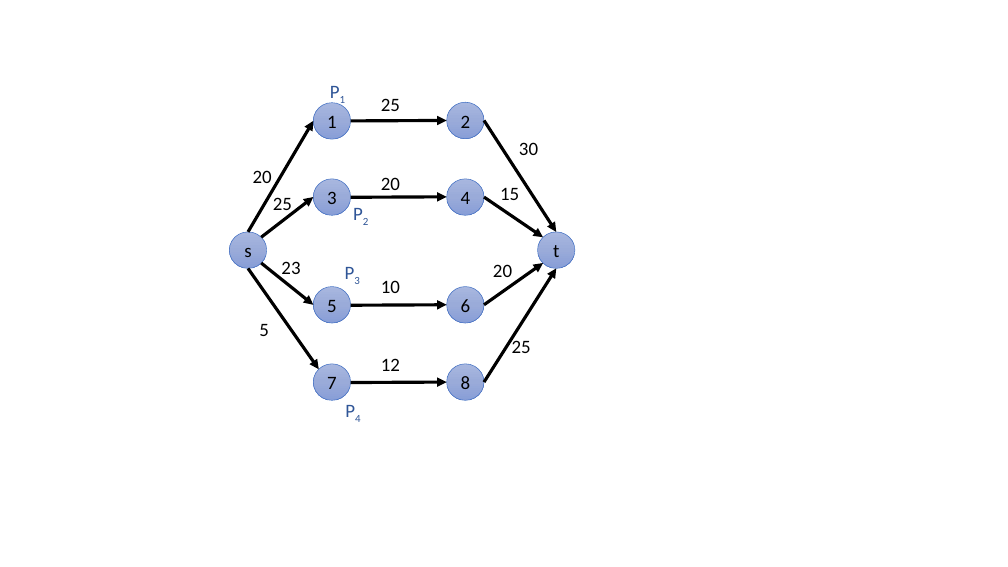
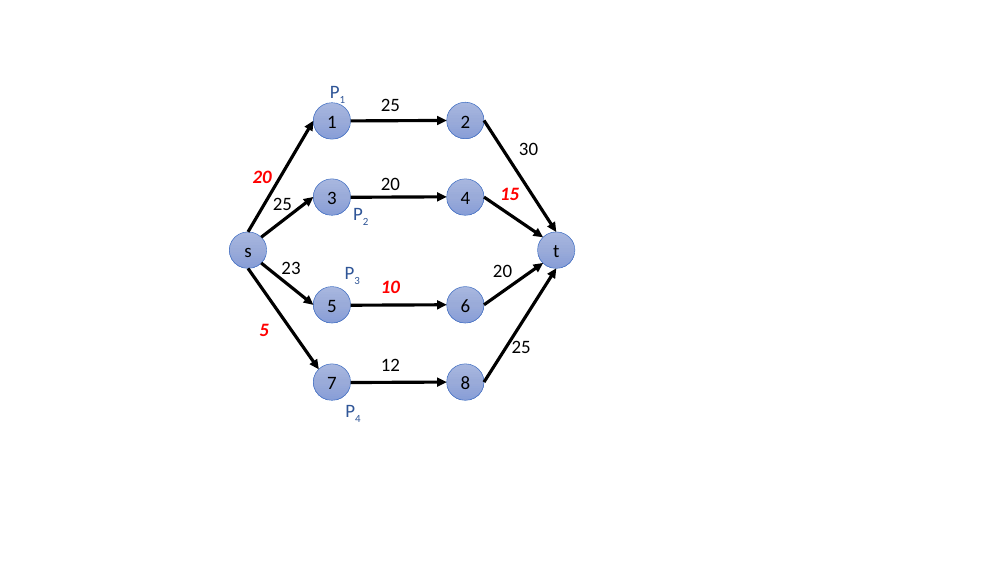
Before and after one commit to spider-pcn/spider_omnet, a slide deck: slide 4 of specs/flowcharts.pptx. Drawn at 1008x567 pixels with LibreOffice and Linux fonts; fonts in the diff are those of the drawing. Boxes give left, top, right and bottom in pixels: in the first picture for what was removed or moved away, otherwise in the second. Text is boxed around its words. In the diff, an @@ line names an element or a change of style, - is before the commit and + after.

```diff
--- a/specs/flowcharts.pptx
+++ b/specs/flowcharts.pptx
@@ text colour #000000 to #FF0000, bold on, italic on in 4 elements at [253,170,272,189], [381,280,400,293], [500,187,519,200], [259,323,269,336] @@
```
Also in this commit, not shown: 3 other files.
